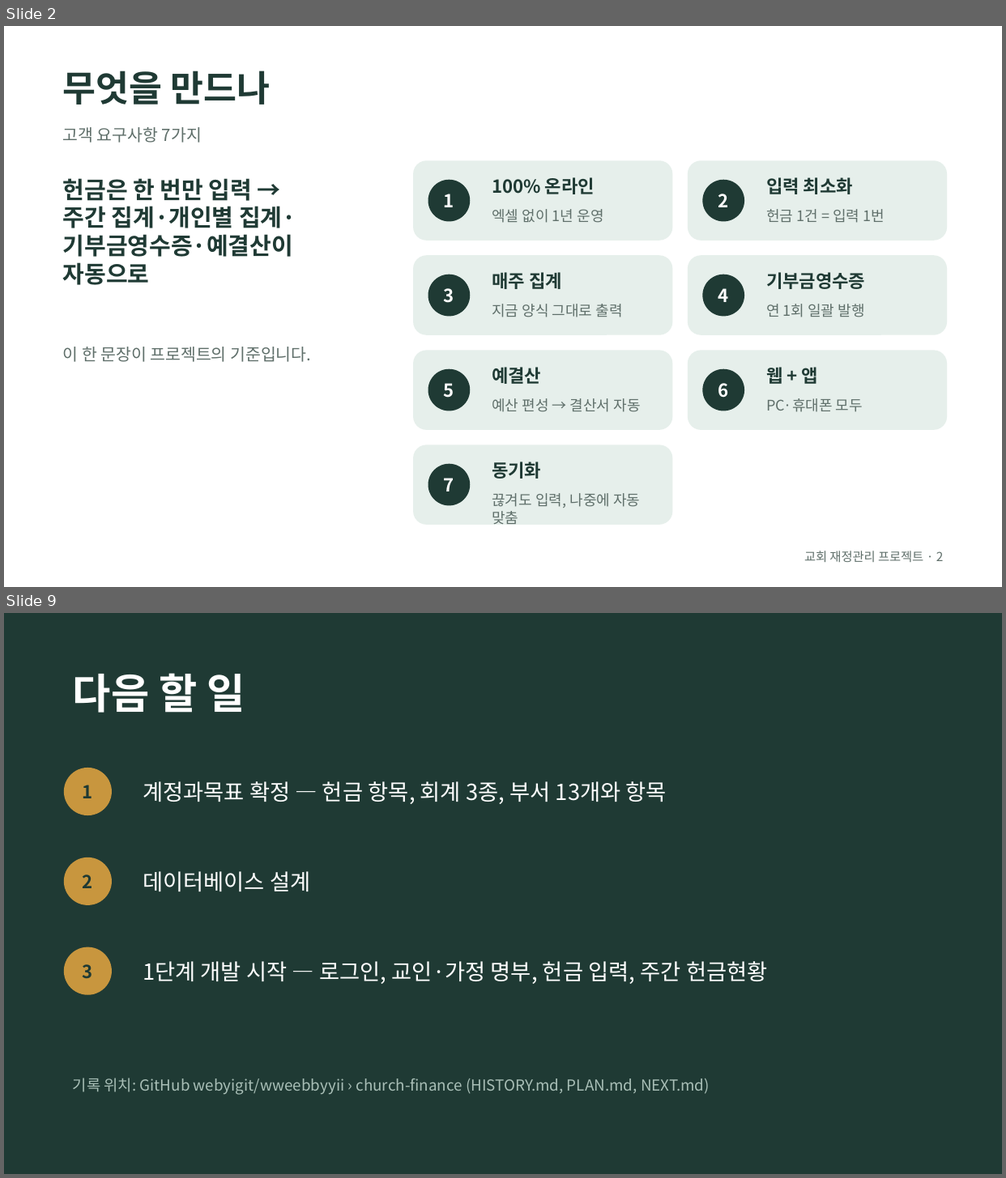
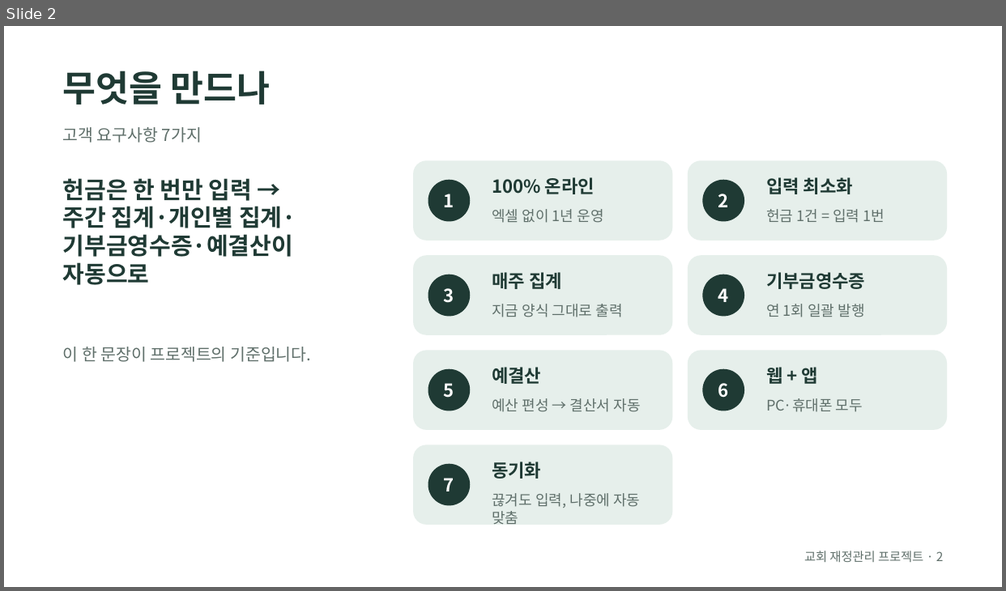
Before and after one commit to webyigit/wweebbyyii, a slide deck: church-finance/slides/history.odp. Shown one above the other, each under a label of ours: slides 2 and 9 before the commit, slide 2 after it; the slides between them are not shown. The pictures are 1006x1178 and 1006x591 pixels, drawn with LibreOffice and Linux fonts; fonts in the diff are those of the drawing. Boxes give left, top, right and bottom in pixels: in the first picture for what was removed or moved away, otherwise in the second. Text is boxed around its words. In the diff, an @@ line names an element or a change of style, - is before the commit and + after.

```diff
--- a/church-finance/slides/history.odp
+++ b/church-finance/slides/history.odp
@@ slide 9 removed at <box>4,613,1002,1174</box>, background #1F3A34 @@
@@ text removed at <box>73,673,245,713</box> @@
-다음 할 일
@@ ellipse removed at <box>64,768,112,815</box> @@
-1
@@ text removed at <box>143,781,667,804</box> @@
-계정과목표 확정 — 헌금 항목, 회계 3종, 부서 13개와 항목
@@ ellipse removed at <box>64,858,112,905</box> @@
-2
@@ text removed at <box>143,871,310,892</box> @@
-데이터베이스 설계
@@ ellipse removed at <box>64,948,112,995</box> @@
-3
@@ text removed at <box>143,961,768,984</box> @@
-1단계 개발 시작 — 로그인, 교인·가정 명부, 헌금 입력, 주간 헌금현황
@@ text removed at <box>73,1078,710,1095</box> @@
-기록 위치: GitHub webyigit/wweebbyyii › church-finance (HISTORY.md, PLAN.md, NEXT.md)
```
Also in this commit, not shown: 6 slides changed, 5 slides added, 4 other files.
